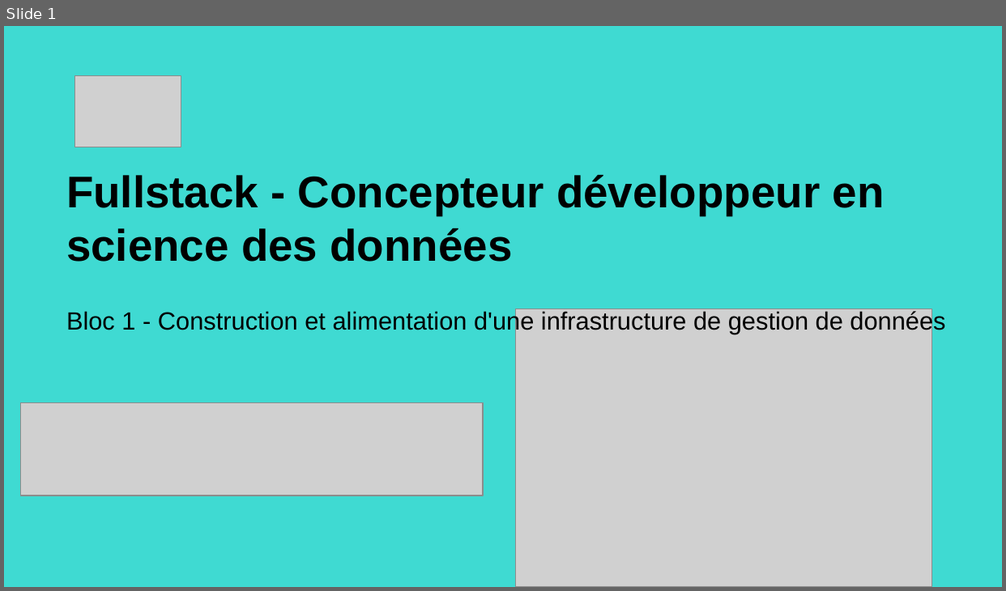
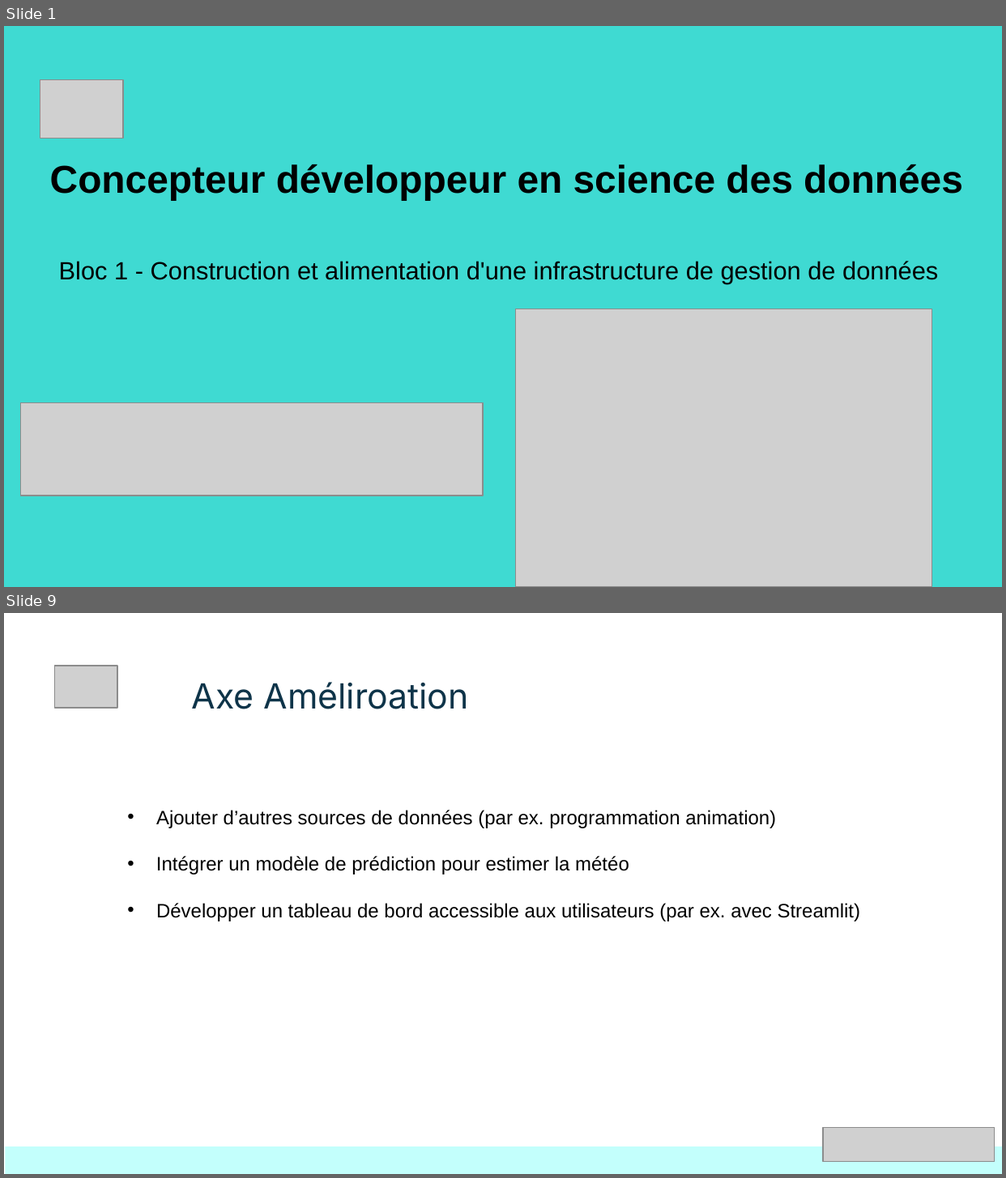
Before and after one commit to Nath-data13/DSFS_certif_2025, a slide deck: Bloc1/bloc1_kayak.pptx. Shown one above the other, each under a label of ours: slide 1 before the commit, slides 1 and 9 after it; the slides between them are not shown. The pictures are 1006x591 and 1006x1178 pixels, drawn with LibreOffice and Linux fonts; fonts in the diff are those of the drawing; grey boxes stand for pictures. Boxes give left, top, right and bottom in pixels: in the first picture for what was removed or moved away, otherwise in the second. Text is boxed around its words. In the diff, an @@ line names an element or a change of style, - is before the commit and + after.

```diff
--- a/Bloc1/bloc1_kayak.pptx
+++ b/Bloc1/bloc1_kayak.pptx
@@ slide 9 added at (x1=4, y1=613, x2=1002, y2=1174), background #FFFFFF @@
@@ picture added at (x1=55, y1=666, x2=117, y2=708) @@
@@ title added at (x1=192, y1=682, x2=469, y2=709), 25 pt, text #0E3449 @@
+Axe Améliroation
@@ text added at (x1=156, y1=810, x2=861, y2=922), 14 pt, text #000000 @@
+• Ajouter d’autres sources de données (par ex. programmation animation)
+• Intégrer un modèle de prédiction pour estimer la météo
+• Développer un tableau de bord accessible aux utilisateurs (par ex. avec Streamlit)
@@ rectangle added at (x1=5, y1=1147, x2=1002, y2=1174), fill #C3FFFC @@
@@ picture added at (x1=823, y1=1128, x2=995, y2=1163) @@
@@ slide 1 changed as well @@
@@ picture resized from (x1=74, y1=76, x2=181, y2=147) to (x1=40, y1=80, x2=123, y2=139) @@
@@ title at (x1=50, y1=165, x2=963, y2=200): text changed; size 32 to 28 pt @@
-Fullstack - Concepteur développeur en science des données
+Concepteur développeur en science des données
@@ title "Bloc 1 - Construction et ..." moved from (x1=66, y1=310, x2=945, y2=335) to (x1=59, y1=261, x2=938, y2=284) @@
```
Also in this commit, not shown: 1 other slide changed, 8 other slides added, 6 slides removed, 2 other files.
